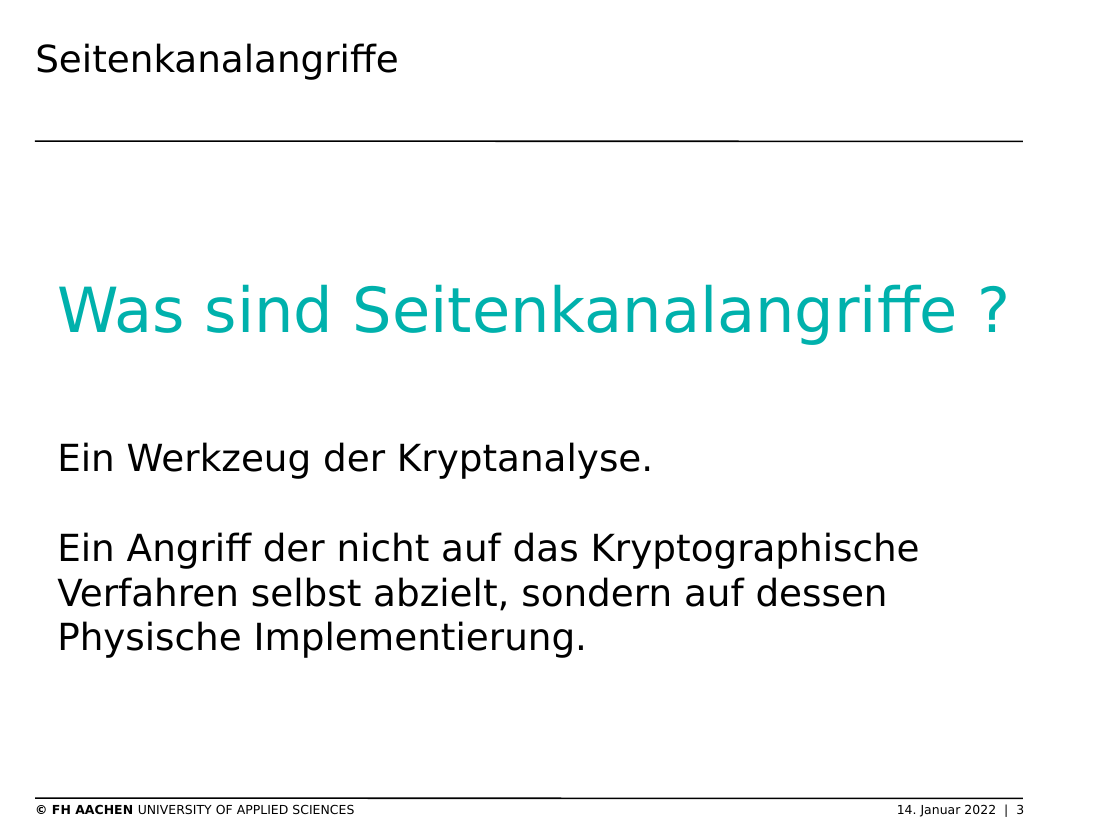
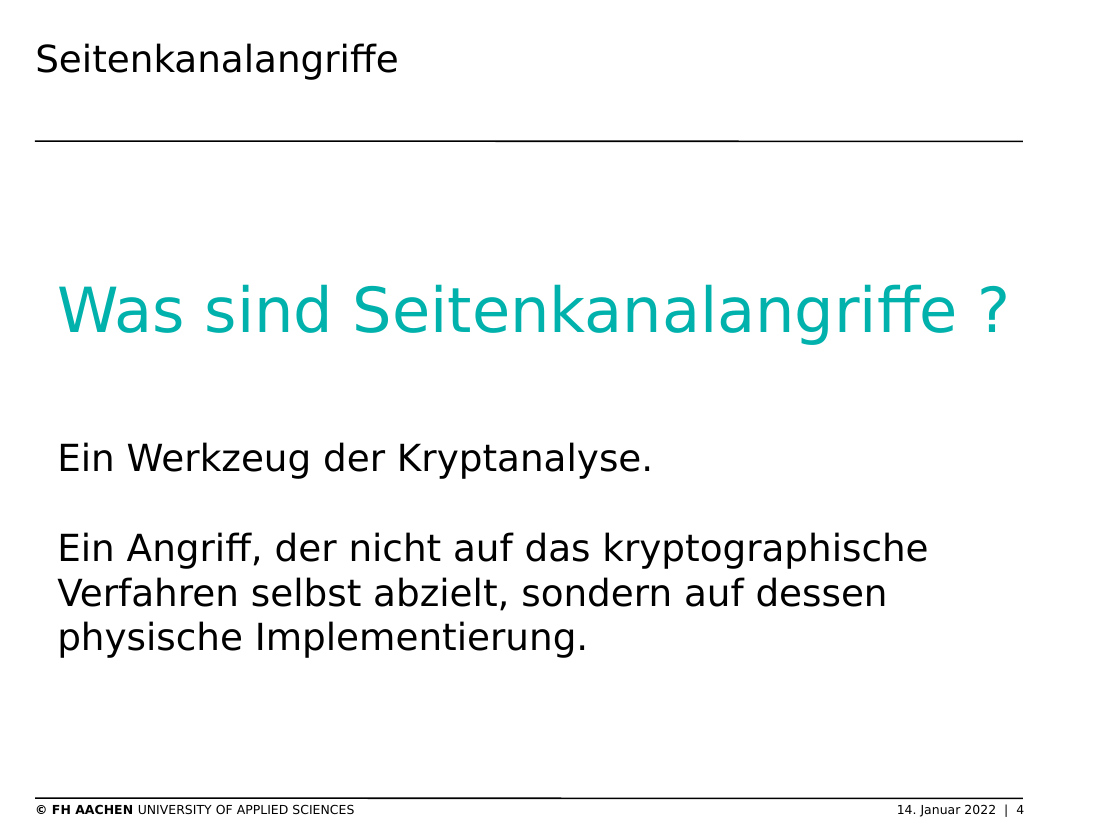
Before and after one commit to SchmickHub/Bachmann---Dahlhaus, a slide deck: slide 4 of Seitenkanal und HSM Folien.pptx (slide 3 before the commit). Drawn at 1120x840 pixels with LibreOffice and Linux fonts; fonts in the diff are those of the drawing; background and template pictures are left out. Boxes give left, top, right and bottom in pixels: in the first picture for what was removed or moved away, otherwise in the second. Text is boxed around its words. In the diff, an @@ line names an element or a change of style, - is before the commit and + after.

```diff
--- a/Seitenkanal und HSM Folien.pptx
+++ b/Seitenkanal und HSM Folien.pptx
@@ text at (57, 532, 928, 658): text changed @@
-Ein Angriff der nicht auf das Kryptographische Verfahren selbst abzielt, sondern auf dessen Physische Implementierung.
+Ein Angriff, der nicht auf das kryptographische Verfahren selbst abzielt, sondern auf dessen physische Implementierung.
@@ text at (52, 804, 1024, 817): text changed @@
-© FH AACHEN UNIVERSITY OF APPLIED SCIENCES 14. Januar 2022 | 3
+© FH AACHEN UNIVERSITY OF APPLIED SCIENCES 14. Januar 2022 | 4
```
Also in this commit, not shown: 16 other slides changed, 13 slides added.
